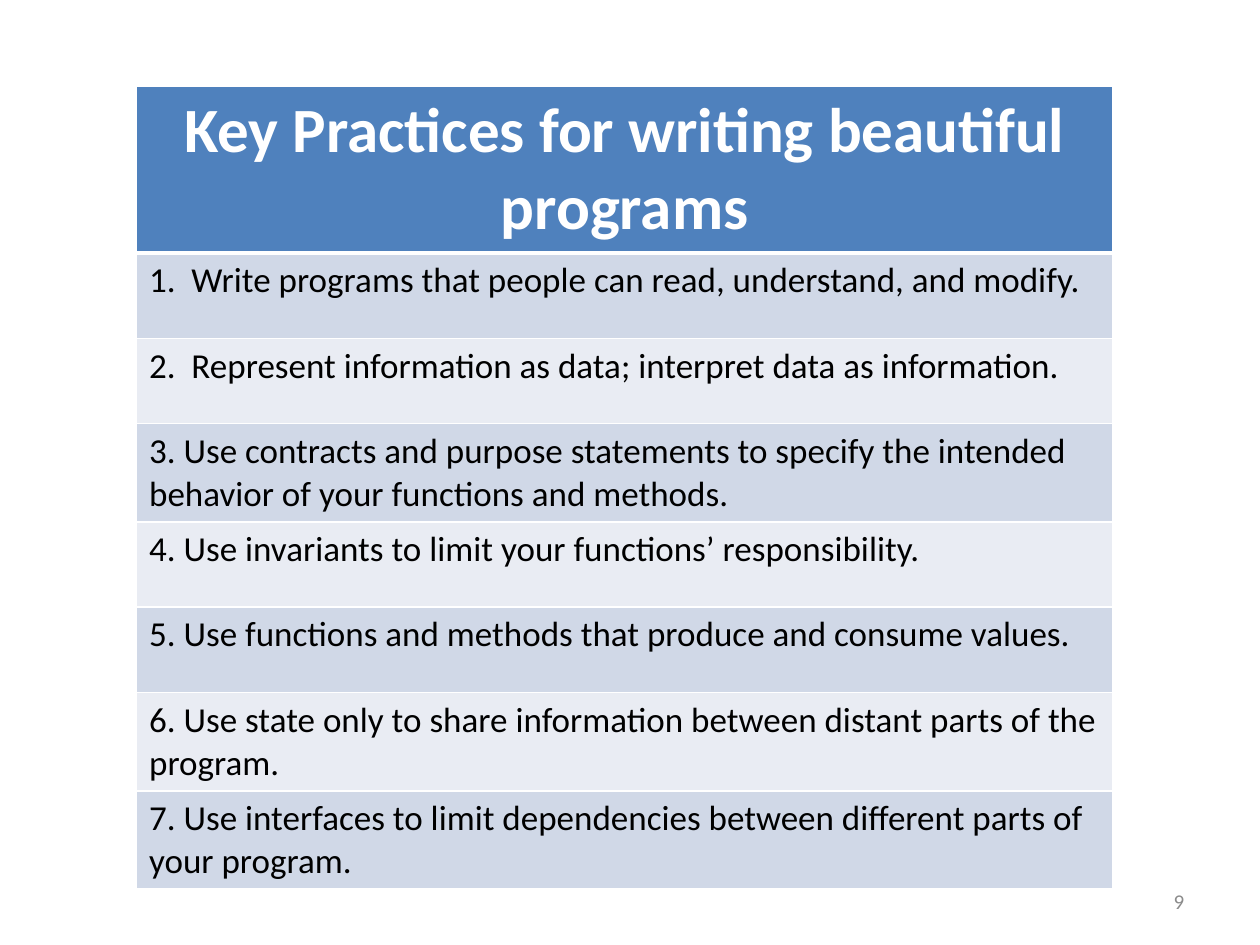
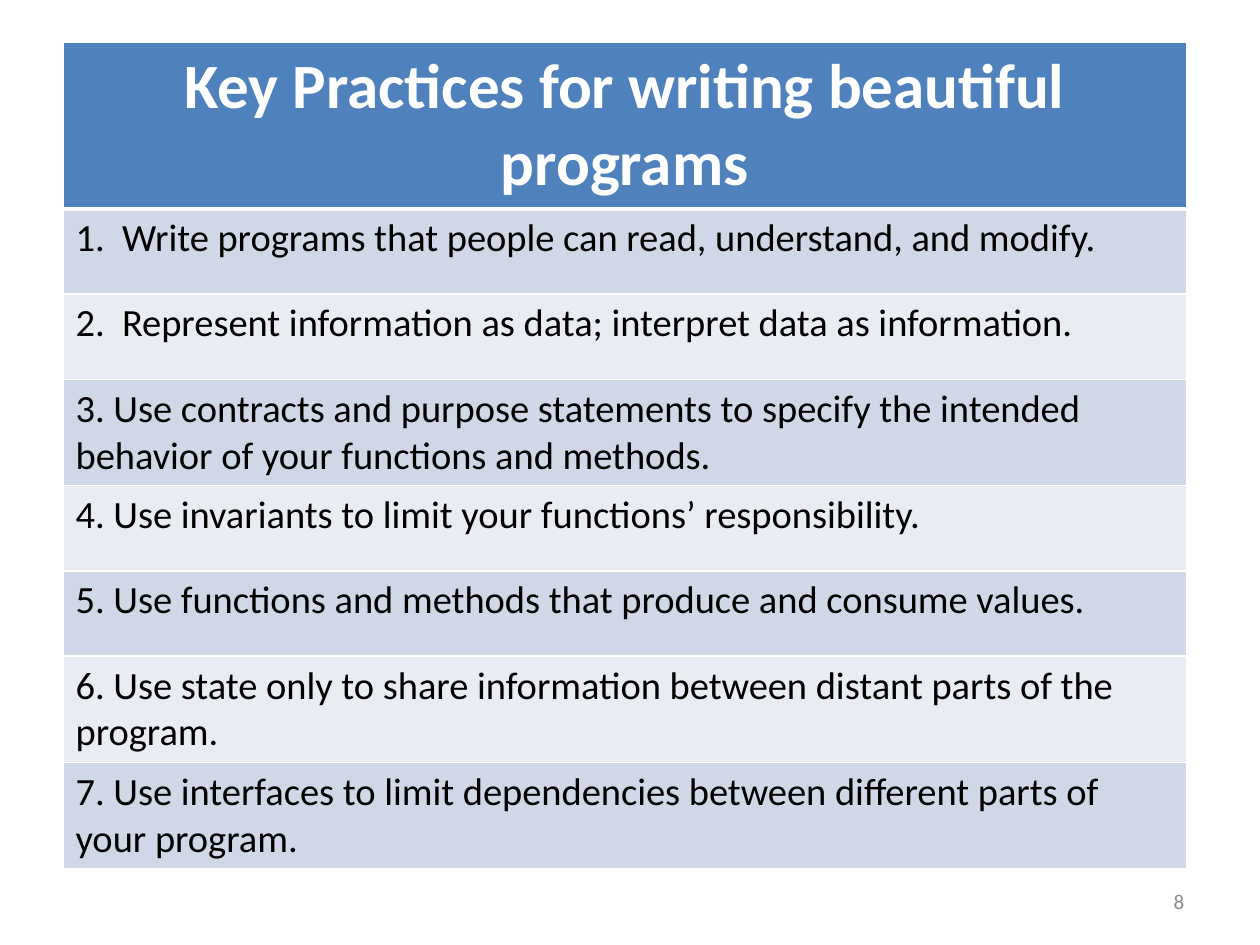
Before and after one commit to mwand/cs5010f17, a slide deck: slide 8 of Slides/Lesson 12.1 The Last Lecture.pptx (slide 9 before the commit). Drawn at 1260x945 pixels with LibreOffice and Linux fonts; fonts in the diff are those of the drawing. Boxes give left, top, right and bottom in pixels: in the first picture for what was removed or moved away, otherwise in the second. Text is boxed around its words. In the diff, an @@ line names an element or a change of style, - is before the commit and + after.

```diff
--- a/Slides/Lesson 12.1 The Last Lecture.pptx
+++ b/Slides/Lesson 12.1 The Last Lecture.pptx
@@ table at box(63, 42, 1187, 863) @@
@@ size 20 to 22 pt @@
@@ table: place and size @@
-table at box(136, 86, 1113, 883)
+table at box(63, 42, 1187, 863)
@@ page number at box(1174, 895, 1185, 909): text changed @@
-9
+8
```
Also in this commit, not shown: 10 other slides changed, 1 slide added, 7 slides removed, 3 other files.
